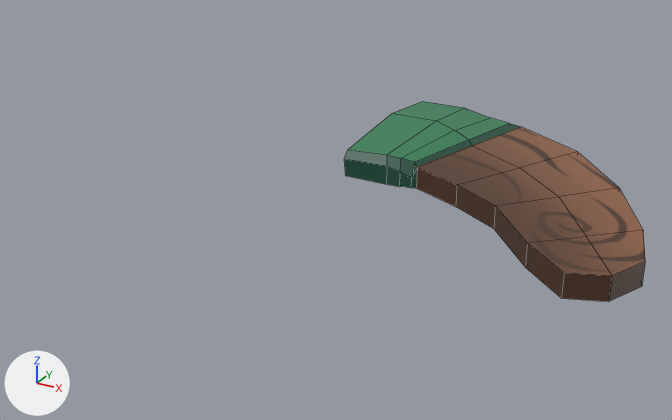
An edit to the FBX model Assets/FBXs/Boomerang.fbx, drawn before and after from the same camera.
Before and after are seen from a 50 mm camera at (0.295, -0.556, 0.247) aimed at (-0.008, -0.005, -0.029). The lights are fixed; the arrows at lower left show +X, +Y and +Z. Mesh edges are drawn as thin lines. Where no turn or scale is listed for an object, it has been applied to the vertices.

In view in the first picture: 'Boomerang'.
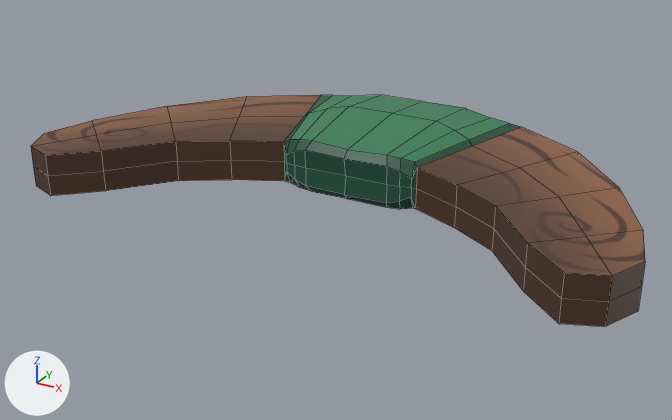
The change, as a list of edits to the scene's bpy script:
```text
Change me_plane_001:
    used by ob_boomerang; location = (0.0, 0.0, 0.0)
    remove me_plane_001.from_pydata(...)  # 54 vertices, 42 faces; spans x 0.0..0.223, y -0.108..0.135, z 0.0..0.026
    add me_plane_001.from_pydata(...)  # 166 vertices, 168 faces; spans x -0.223..0.223, y -0.108..0.135, z -0.026..0.026
    me_plane_001 part 1
    79 vertices are added at x -0.223..0.186, y -0.108..0.135, z -0.026..0.026
    11 new vertices lie (0.0, 0.0, -0.016) away from vertices in x 0.054..0.223, y -0.108..0.117, z 0.0
    11 new vertices lie (0.0, 0.0, 0.016) away from vertices in x -0.223..-0.054, y -0.108..0.117, z -0.016
    11 new vertices lie (0.0, 0.0, 0.016) away from vertices in x -0.223..-0.054, y -0.108..0.117, z 0.0
    126 new faces join them
```

Location of each change, [x1, y1, x2, y2] in pixels of the pictures (672 x 420 px):
'Boomerang', reshaped (104% wider, 15% taller)
    before: [344, 101, 645, 302]
    after: [31, 95, 645, 327]
part 1 of me_plane_001, added (brown)
    after: [31, 95, 642, 327]
